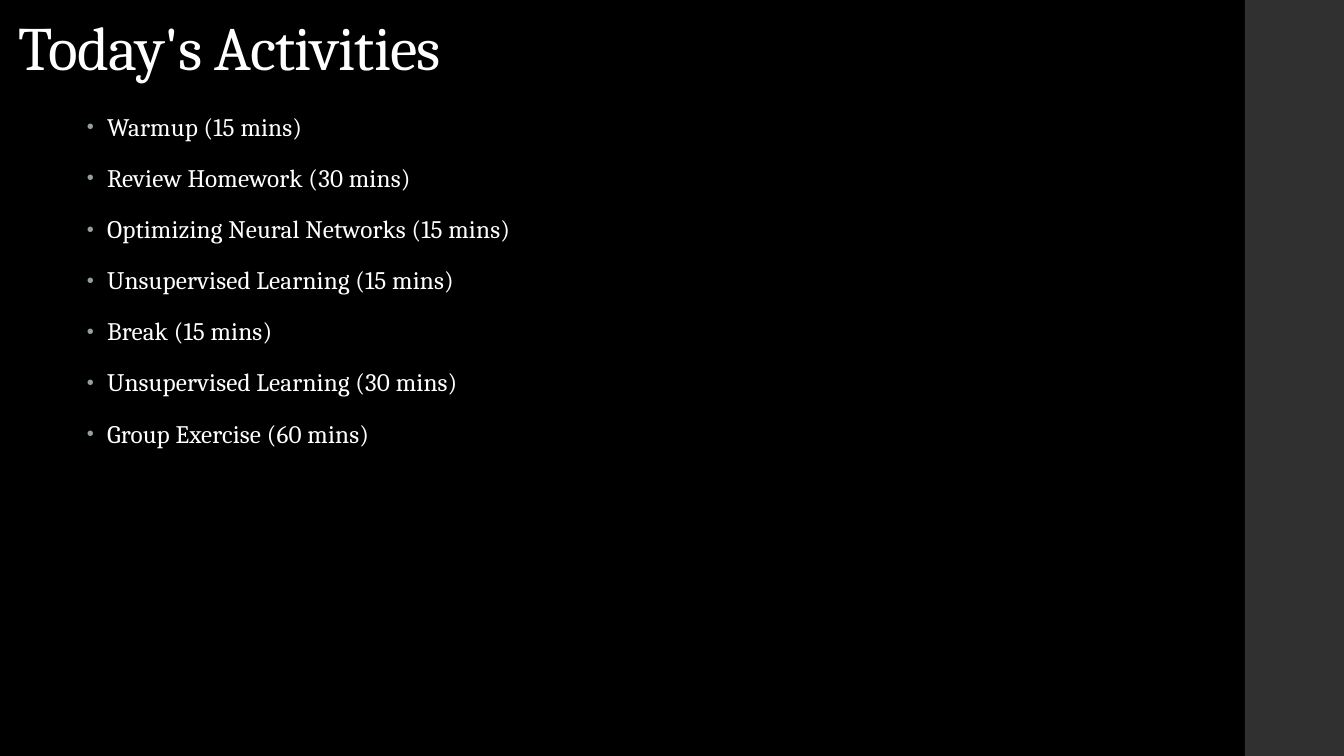
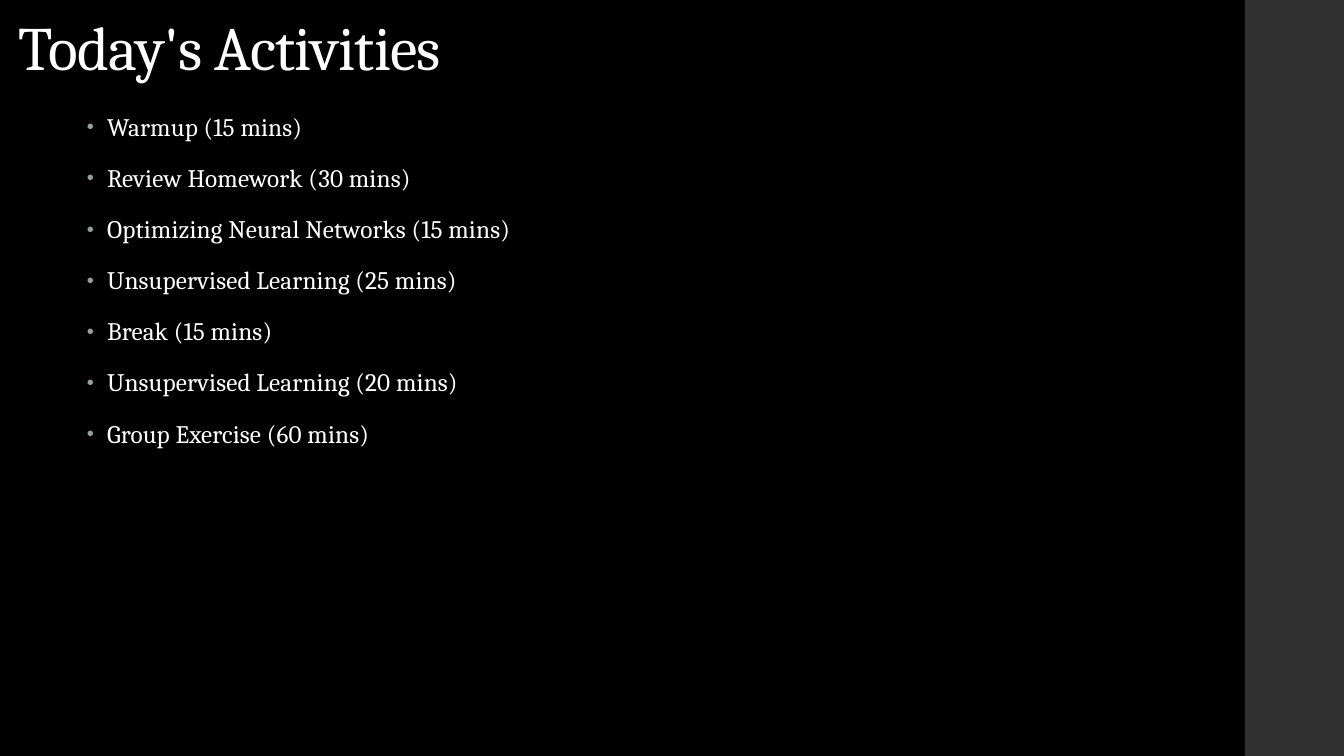
Before and after one commit to LaunchCoderGirlSTL/Data-Science-Assignments, a slide deck: slide 3 of course_material/week_19/week_19_presentation.pptx. Drawn at 1344x756 pixels with LibreOffice and Linux fonts; fonts in the diff are those of the drawing. Boxes give left, top, right and bottom in pixels: in the first picture for what was removed or moved away, otherwise in the second. Text is boxed around its words. In the diff, an @@ line names an element or a change of style, - is before the commit and + after.

```diff
--- a/course_material/week_19/week_19_presentation.pptx
+++ b/course_material/week_19/week_19_presentation.pptx
@@ text at box(107, 271, 457, 295): text changed @@
-• Unsupervised Learning (15 mins)
+• Unsupervised Learning (25 mins)
@@ text at box(107, 373, 458, 397): text changed @@
-• Unsupervised Learning (30 mins)
+• Unsupervised Learning (20 mins)
```
Also in this commit, not shown: 2 other slides changed, 2 other files.
